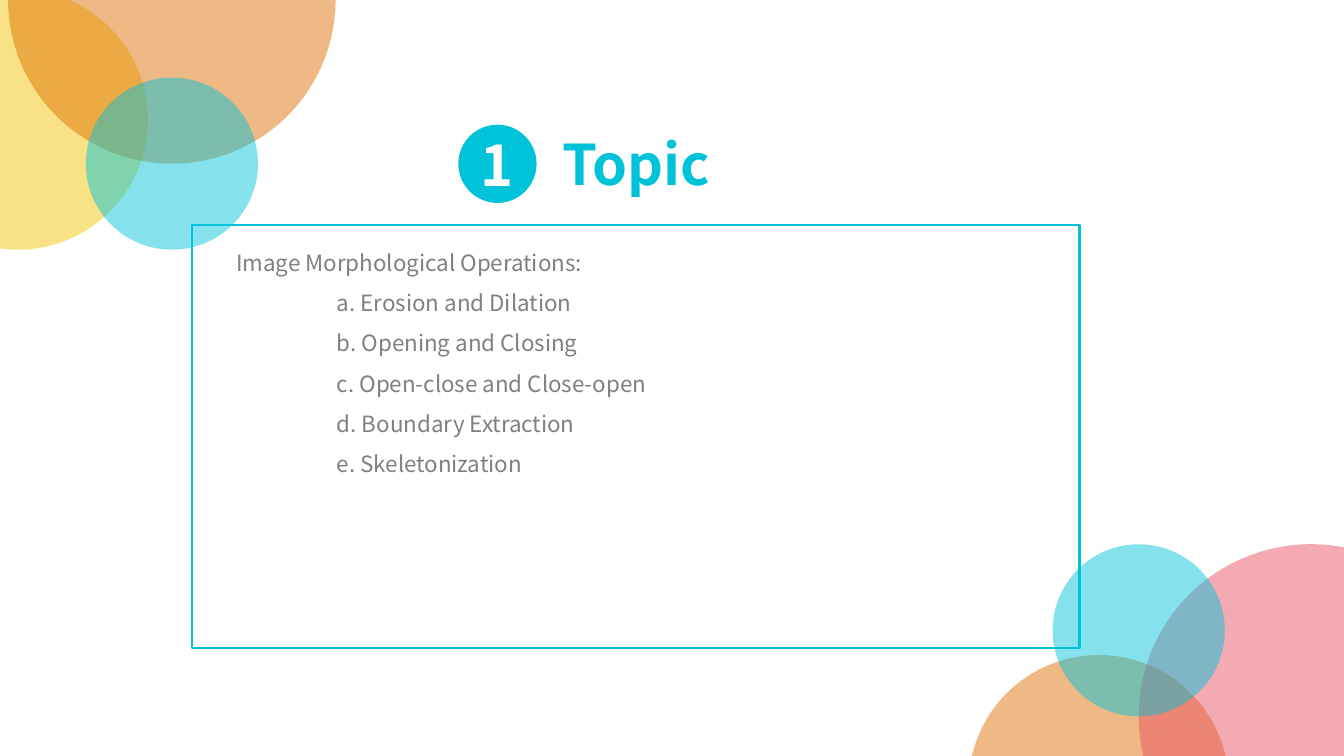
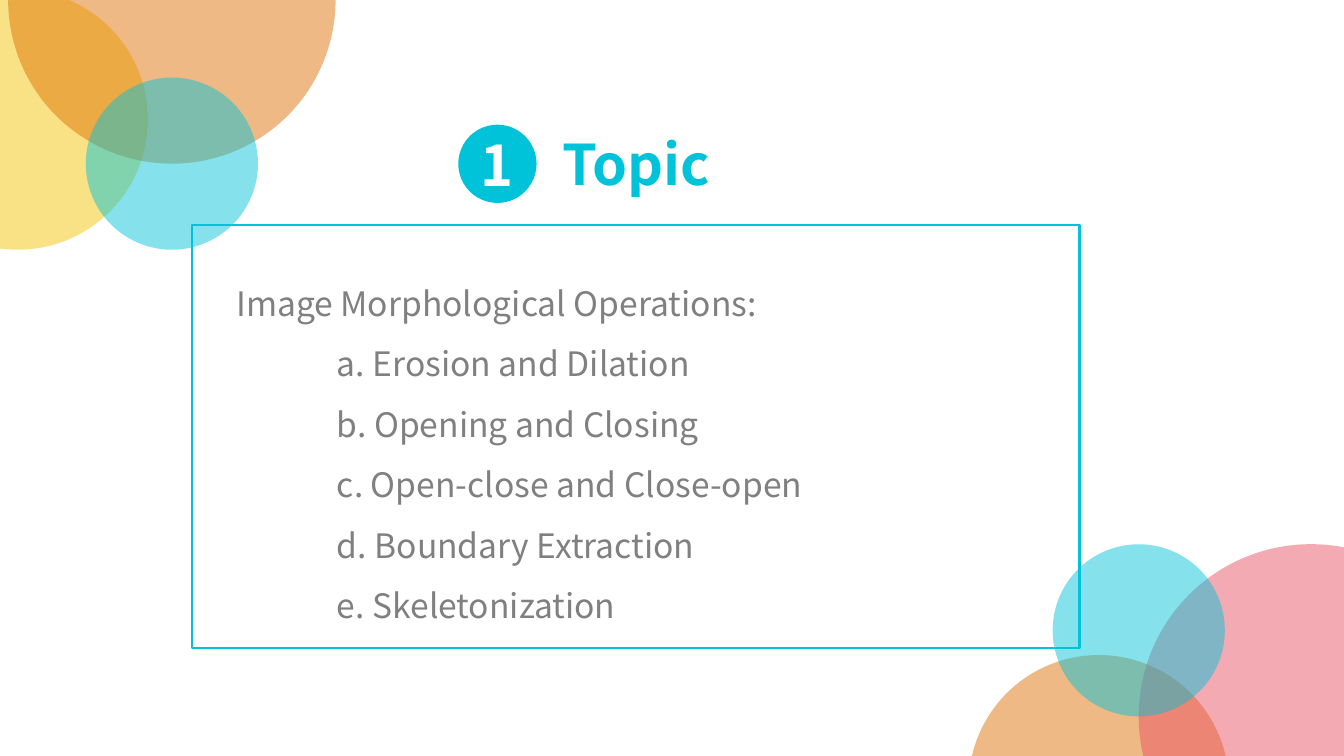
Before and after one commit to aclouie89/DIP_final_project, a slide deck: slide 4 of _resources/presentation/DIP - Project Proposal.pptx. Drawn at 1344x756 pixels with LibreOffice and Linux fonts; fonts in the diff are those of the drawing; background and template pictures are left out. Boxes give left, top, right and bottom in pixels: in the first picture for what was removed or moved away, otherwise in the second. Text is boxed around its words. In the diff, an @@ line names an element or a change of style, - is before the commit and + after.

```diff
--- a/_resources/presentation/DIP - Project Proposal.pptx
+++ b/_resources/presentation/DIP - Project Proposal.pptx
@@ text "Image Morphological Operations:": place and size @@
-text "Image Morphological Operations:" at box(236, 253, 646, 472)
+text "Image Morphological Operations:" at box(236, 289, 802, 619)
@@ text "Image Morphological Operations:" at box(236, 289, 802, 619): size 16 to 24 pt @@
```
Also in this commit, not shown: 4 other slides changed.
